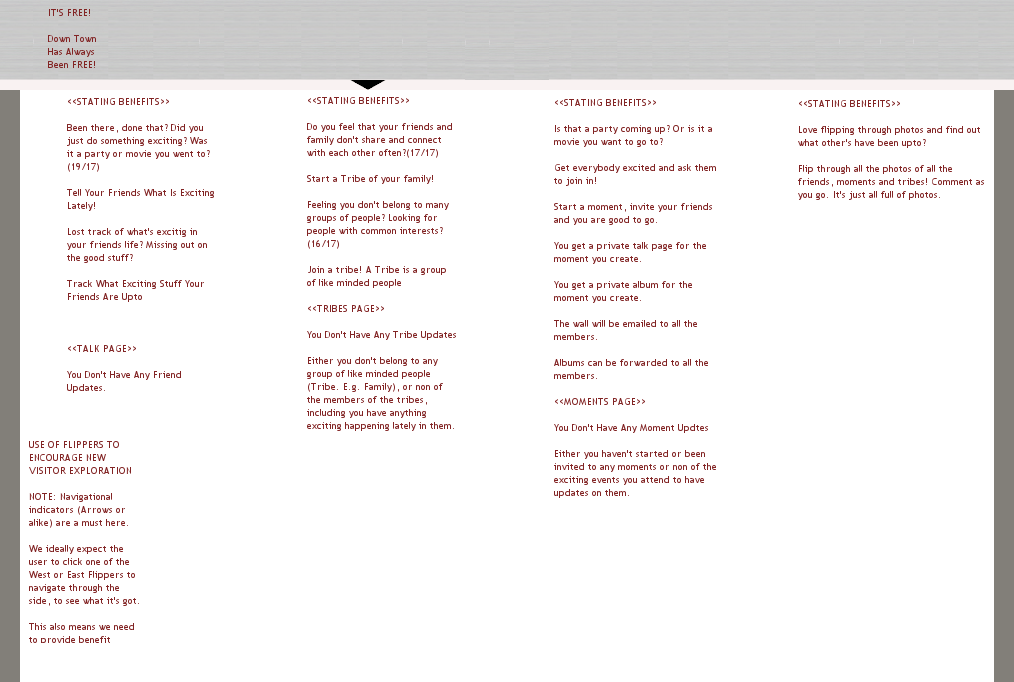
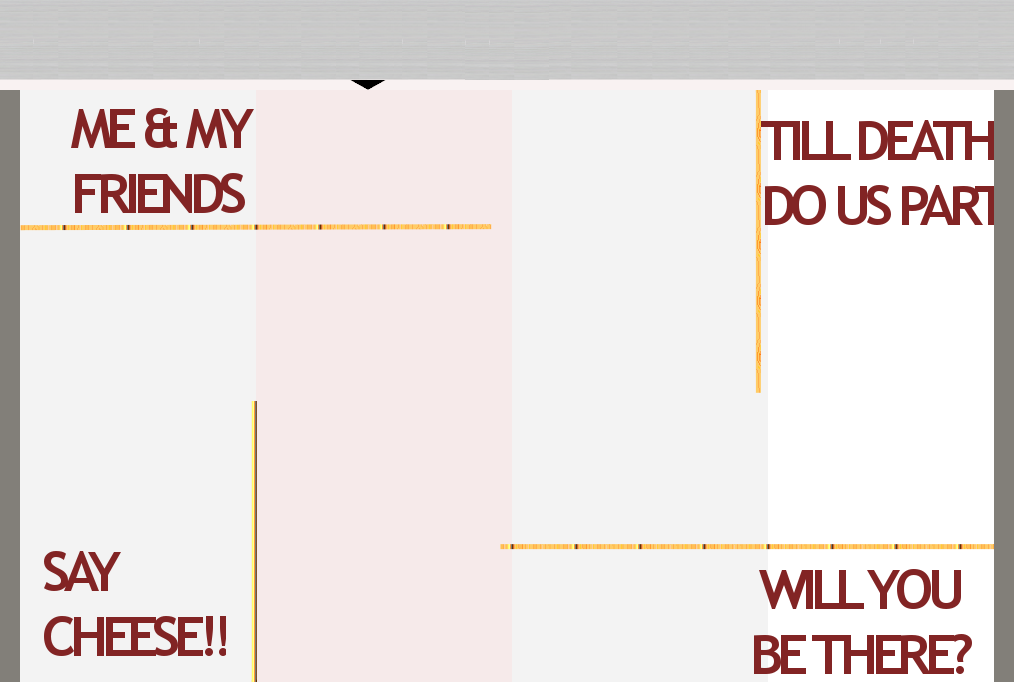
Layers edited between the first and the second 1014×682 image:
hid "TALK BENEFITS" over [67, 98, 214, 393]
hid "TRIBES BENEFITs" over [307, 97, 456, 431]
hid "MOMENT BENEFITS" over [554, 99, 716, 498]
hid "PHOTO BENEFITS" over [798, 100, 984, 200]
hid "IT'S FREE! ..." over [48, 9, 96, 68]
hid "USE OF FLIPPERS TO ENCOURAGE N..." over [29, 441, 139, 643]
added layer "SAY CHEESE!!" above "Snaps" over [44, 551, 226, 656]
added layer "WILL YOU BE THERE?" above "Moments" over [754, 569, 972, 674]
added layer "TILL DEATH DO US PART" above "Tribes" over [761, 120, 994, 225]
added layer "ME & MY FRIENDS" above "Me & My Friends" over [71, 108, 254, 213]
added layer "Separators" above "AARRR Sucker" over [20, 90, 994, 682]
renamed "AARRR Blank" to "AARRR Sucker", hid it, painted on it over [20, 9, 994, 682]
showed "AARRR Towers" over [20, 9, 994, 682]
